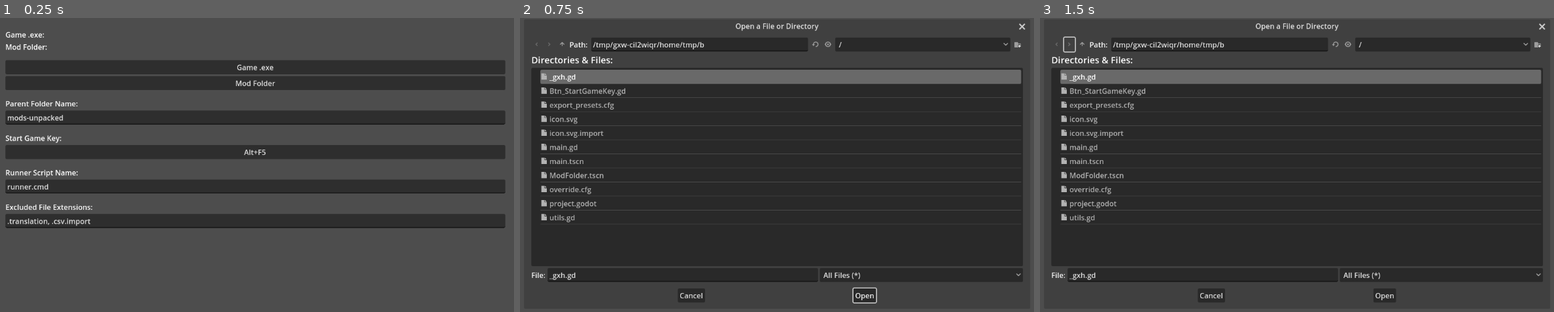
Above: before the commit, frames 1-3 (left to right).
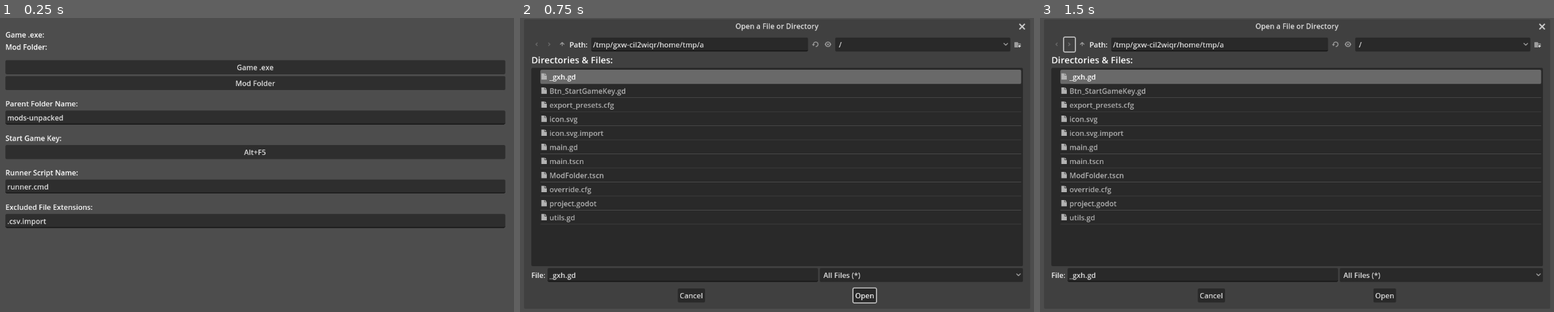
Above: after the commit, the same moments.

Repository: GodotModding/godot-mod-tool
Game: Godot game, scene res://main.tscn
Same seed, same stepped clock (60 frames per second), same inputs: the game is played once before the commit and once after it.
Inputs (mouse positions are in pixels of both pictures, inside the frame that each line leads up to):
- Up to frame 1 (0.25 s): no input
- Up to frame 2 (0.75 s): click "Game .exe" at 0.5 s
- Up to frame 3 (1.5 s): click (1070, 44) at 1.25 s

The runs differ from the first frame. In frame 1, 0.2% of the frame differs, in the area x 1-18%, y 68-71%; in frame 2, less than 0.1%; in frame 3, less than 0.1%.

Commit message:
🔨 v0.3.0 - removed .translation from excluded_file_extensions

Diff:
--- a/main.gd
+++ b/main.gd
@@ -10,7 +10,7 @@
 	'mod_parent_folder': 'mods-unpacked',
 	'mod_folder': '',
 	'mod_folder_name': '',
-	'excluded_file_extensions': ['.translation', '.csv.import']
+	'excluded_file_extensions': ['.csv.import']
 }
 
 var mod_file_paths = []
